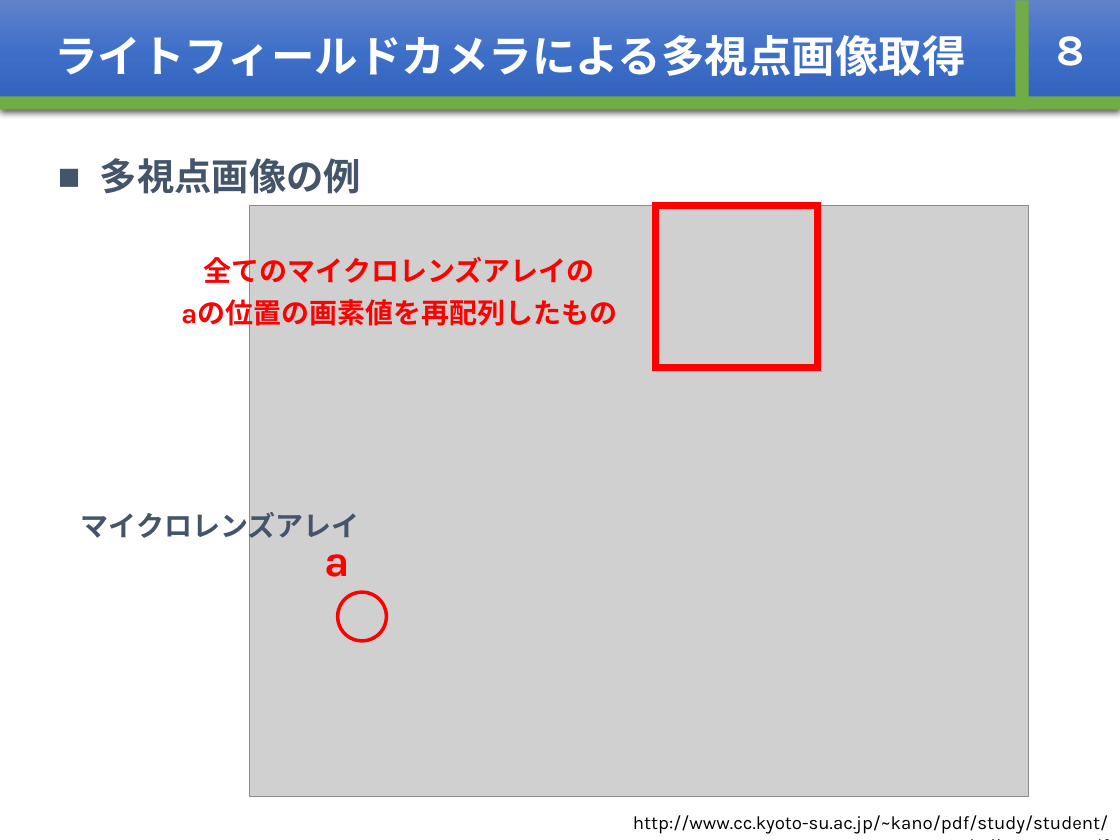
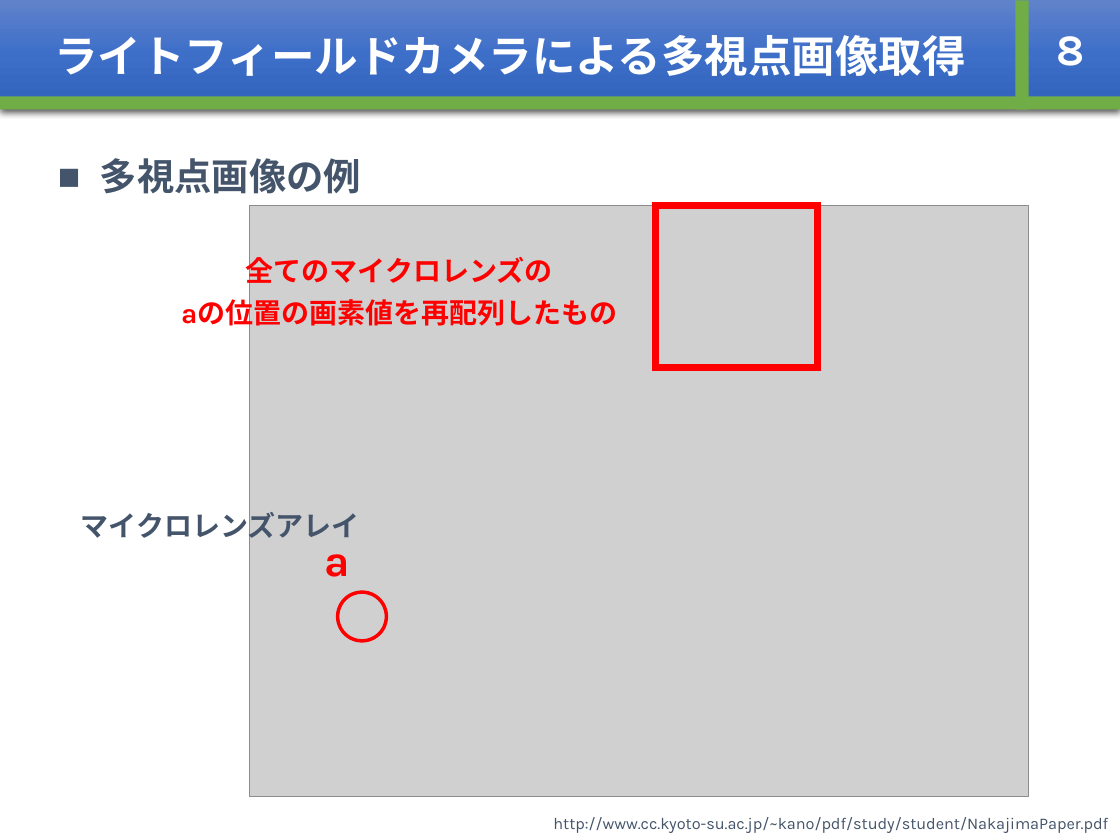
Before and after one commit to whcitizen/citizen_thesis, a slide deck: slide 11 of 03_mid_presentation/mid-presentation_20180219.pptx. Drawn at 1120x840 pixels with LibreOffice and Linux fonts; fonts in the diff are those of the drawing; grey boxes stand for pictures. Boxes give left, top, right and bottom in pixels: in the first picture for what was removed or moved away, otherwise in the second. Text is boxed around its words. In the diff, an @@ line names an element or a change of style, - is before the commit and + after.

```diff
--- a/03_mid_presentation/mid-presentation_20180219.pptx
+++ b/03_mid_presentation/mid-presentation_20180219.pptx
@@ text at [246,253,553,289]: text changed @@
-全てのマイクロレンズアレイの
+全てのマイクロレンズの
@@ text "http://www.cc.kyoto-su.ac.jp/~kano/pdf/study/student/Nakajim ..." at [553,817,1108,833]: size 12 to 10.5 pt, text colour #000000 to #44546A @@
```
Also in this commit, not shown: 8 other slides changed.
